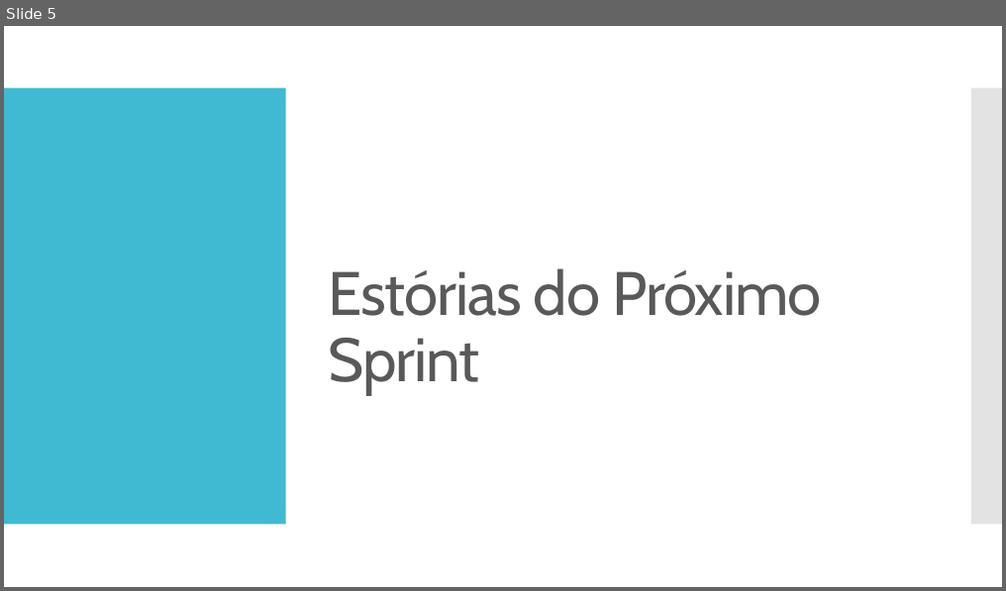
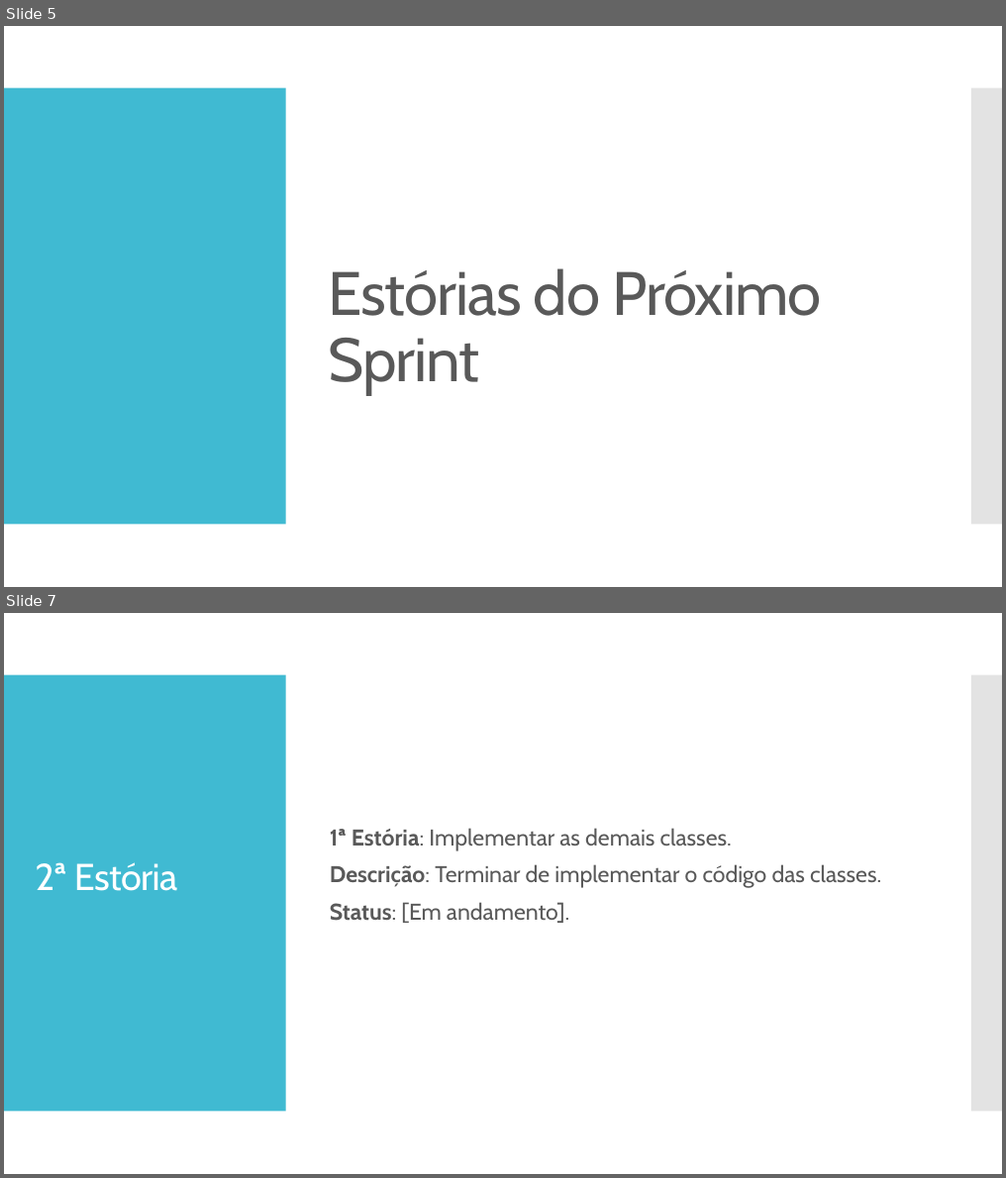
Before and after one commit to AlexandroGonSan/Projeto_final_POO_2018.2, a slide deck: Sprints/Sprint_005 da equipe.pptx. Shown one above the other, each under a label of ours: slide 5 before the commit, slides 5 and 7 after it; the slides between them are not shown. The pictures are 1006x591 and 1006x1178 pixels, drawn with LibreOffice and Linux fonts; fonts in the diff are those of the drawing. Boxes give left, top, right and bottom in pixels: in the first picture for what was removed or moved away, otherwise in the second. Text is boxed around its words. In the diff, an @@ line names an element or a change of style, - is before the commit and + after.

```diff
--- a/Sprints/Sprint_005 da equipe.pptx
+++ b/Sprints/Sprint_005 da equipe.pptx
@@ slide 7 added at [4,613,1002,1174], background #FFFFFF; not listed: 2 template elements that a slide beside it also shows @@
@@ text added at [330,828,881,923], 22 pt, text #595959 @@
+1ª Estória: Implementar as demais classes.
+Descrição: Terminar de implementar o código das classes.
+Status: [Em andamento].
@@ text added at [35,862,177,891], 36 pt, text #FFFFFF @@
+2ª Estória
```
Also in this commit, not shown: 1 slide changed.
